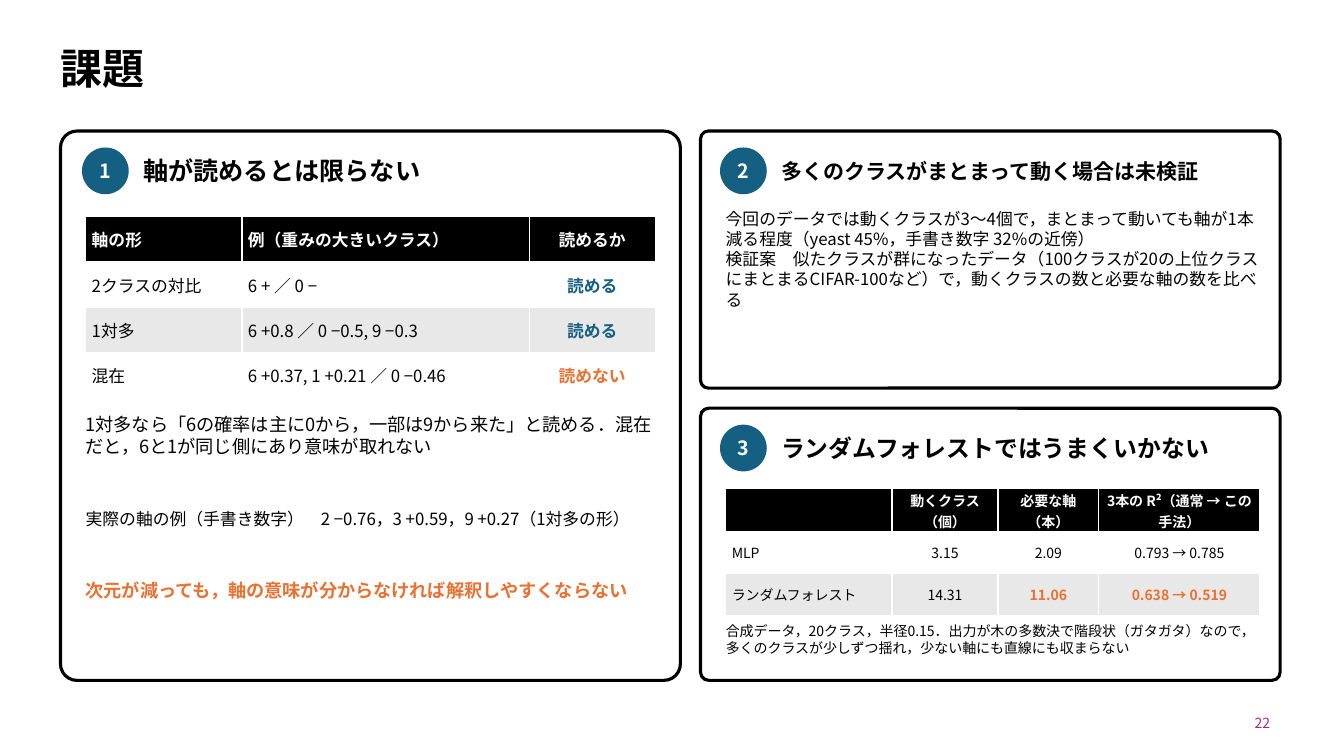
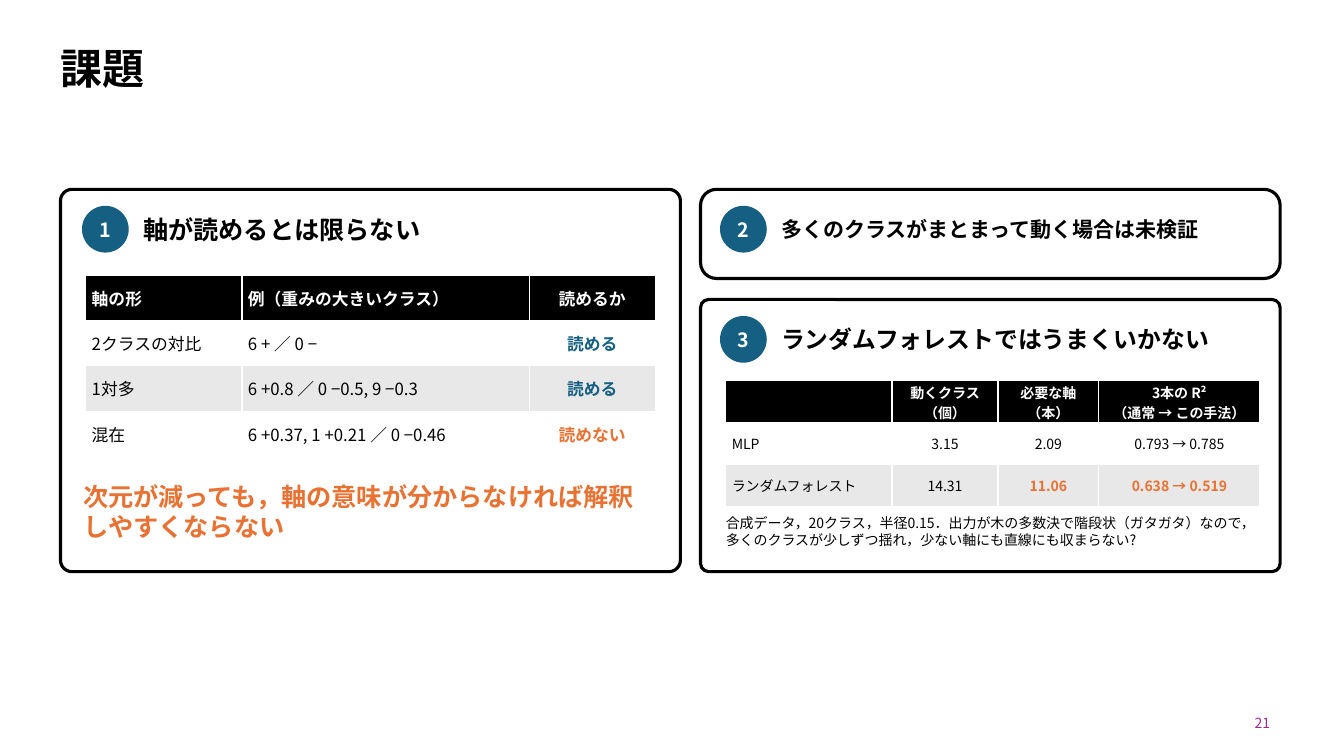
Before and after one commit to SoutaIkegame/Fisher_LIME, a slide deck: slide 21 of docs/seminar/2026-10-05_seminar.pptx (slide 22 before the commit). Drawn at 1344x756 pixels with LibreOffice and Linux fonts; fonts in the diff are those of the drawing. Boxes give left, top, right and bottom in pixels: in the first picture for what was removed or moved away, otherwise in the second. Text is boxed around its words. In the diff, an @@ line names an element or a change of style, - is before the commit and + after.

```diff
--- a/docs/seminar/2026-10-05_seminar.pptx
+++ b/docs/seminar/2026-10-05_seminar.pptx
@@ rounded rectangle: place and size @@
-rounded rectangle at box(60, 131, 681, 681)
+rounded rectangle at box(60, 190, 681, 572)
@@ rounded rectangle: place and size @@
-rounded rectangle at box(701, 131, 1280, 388)
+rounded rectangle at box(701, 190, 1280, 278)
@@ rounded rectangle at box(701, 190, 1280, 278): proportions changed @@
@@ 4 texts, 2 ellipses, 1 table: place and size @@
-4 texts, 2 ellipses, 1 table at box(83, 148, 1199, 398)
+4 texts, 2 ellipses, 1 table at box(83, 207, 1199, 457)
@@ text removed at box(726, 211, 1259, 307) @@
-今回のデータでは動くクラスが3〜4個で，まとまって動いても軸が1本減る程度（yeast 45%，手書き数字 32%の近傍）
-検証案 似たクラスが群になったデータ（100クラスが20の上位クラスにまとまるCIFAR-100など）で，動くクラスの数と必要な軸の数を比べる
@@ 2 texts, 1 table, 1 rounded rectangle, 1 ellipse: place and size @@
-2 texts, 1 table, 1 rounded rectangle, 1 ellipse at box(701, 408, 1280, 681)
+2 texts, 1 table, 1 rounded rectangle, 1 ellipse at box(701, 299, 1280, 572)
@@ table at box(726, 380, 1260, 507) @@
-row 1:  | 動くクラス（個） | 必要な軸（本） | 3本の R²（通常 → この手法）
+row 1:  | 動くクラス （個） | 必要な軸 （本） | 3本の R² （通常 → この手法）
@@ text removed at box(86, 415, 652, 455) @@
-1対多なら「6の確率は主に0から，一部は9から来た」と読める．混在だと，6と1が同じ側にあり意味が取れない
@@ text "次元が減っても，軸の意味が分からなければ解釈しやすくならない": place and size @@
-text "次元が減っても，軸の意味が分からなければ解釈しやすくならない" at box(86, 581, 628, 600)
+text "次元が減っても，軸の意味が分からなければ解釈しやすくならない" at box(83, 484, 634, 538)
@@ text "次元が減っても，軸の意味が分からなければ解釈しやすくならない" at box(83, 484, 634, 538): size 13 to 18 pt @@
@@ text removed at box(86, 510, 630, 527) @@
-実際の軸の例（手書き数字） 2 −0.76，3 +0.59，9 +0.27（1対多の形）
@@ text at box(726, 516, 1255, 547): text changed @@
-合成データ，20クラス，半径0.15．出力が木の多数決で階段状（ガタガタ）なので，多くのクラスが少しずつ揺れ，少ない軸にも直線にも収まらない
+合成データ，20クラス，半径0.15．出力が木の多数決で階段状（ガタガタ）なので，多くのクラスが少しずつ揺れ，少ない軸にも直線にも収まらない?
@@ page number at box(1255, 717, 1271, 728): text changed @@
-22
+21
```
Also in this commit, not shown: 8 other slides changed, 1 slide added, 2 slides removed, 2 other files.
